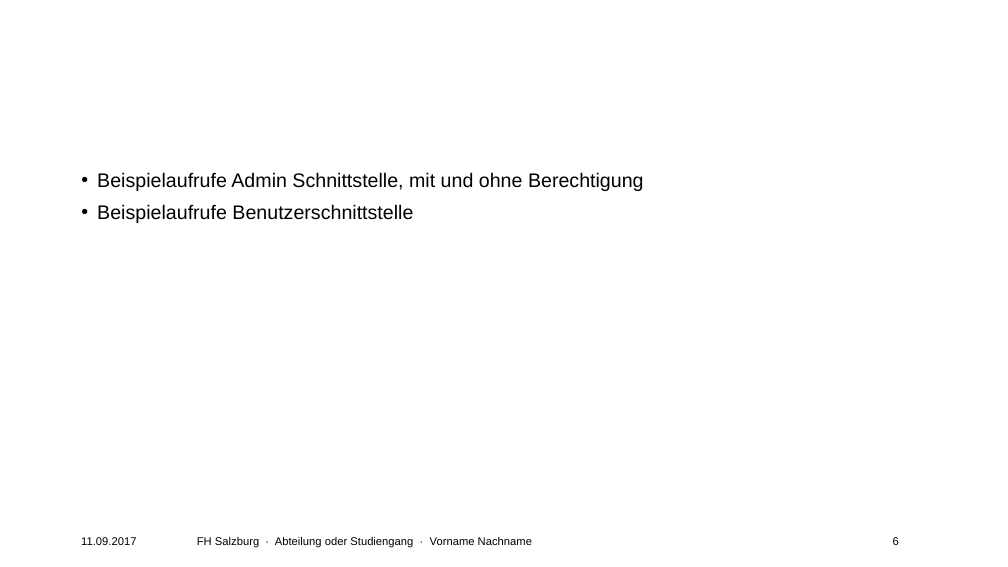
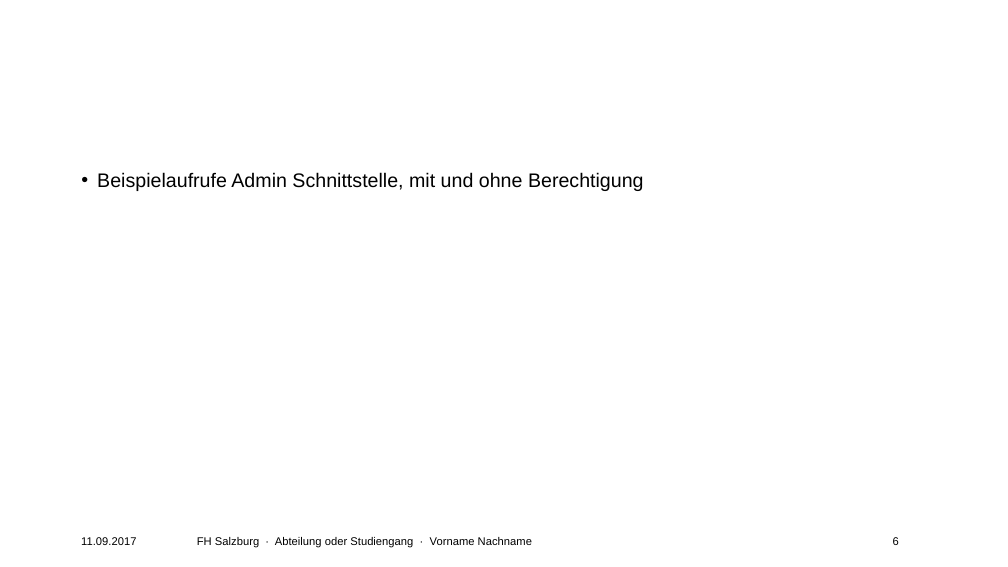
Before and after one commit to reikla/RD-Project, a slide deck: slide 6 of Projektplanung/Endabgabedokumente/R&D-Endpraesentation - work in progress.pptx. Drawn at 1008x567 pixels with LibreOffice and Linux fonts; fonts in the diff are those of the drawing; background and template pictures are left out. Boxes give left, top, right and bottom in pixels: in the first picture for what was removed or moved away, otherwise in the second. Text is boxed around its words. In the diff, an @@ line names an element or a change of style, - is before the commit and + after.

```diff
--- a/Projektplanung/Endabgabedokumente/R&D-Endpraesentation - work in progress.pptx
+++ b/Projektplanung/Endabgabedokumente/R&D-Endpraesentation - work in progress.pptx
@@ text at (97,204,413,223): paragraph removed @@
-• Beispielaufrufe Benutzerschnittstelle
```
Also in this commit, not shown: 7 other slides changed, 1 slide added.
